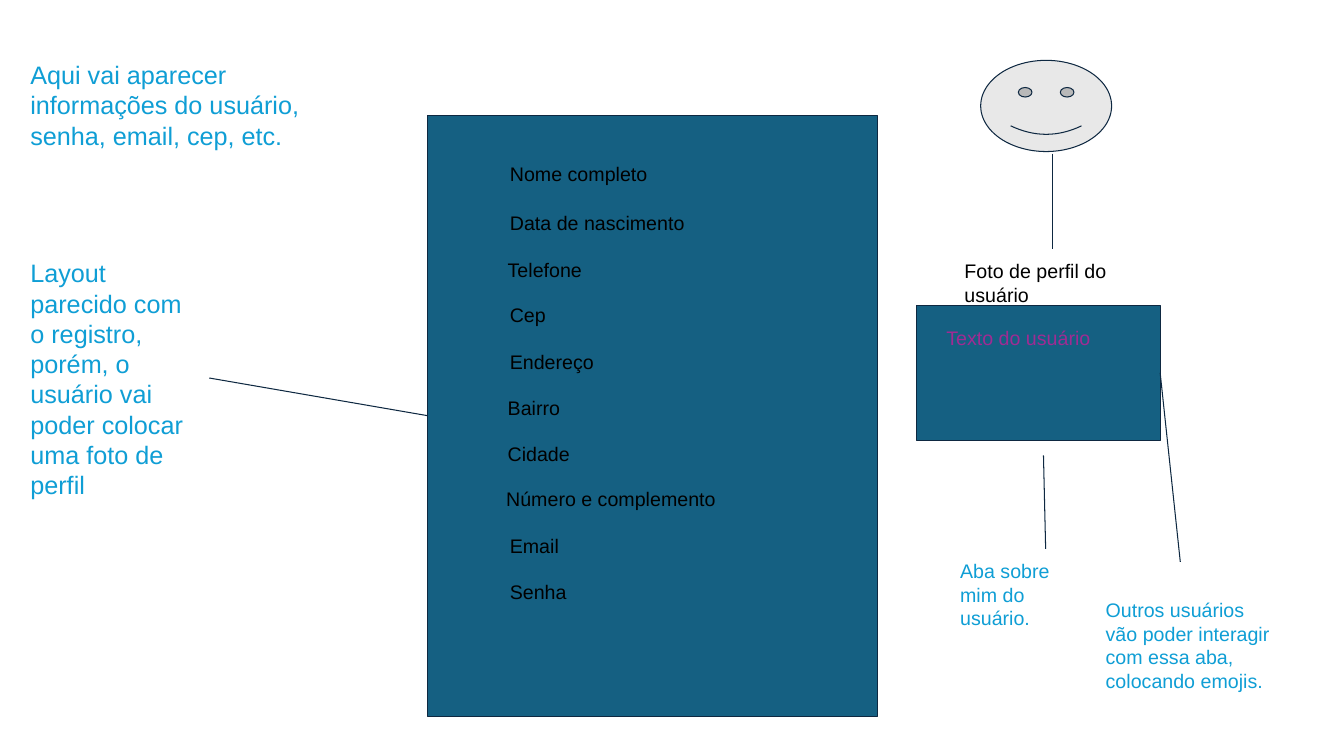
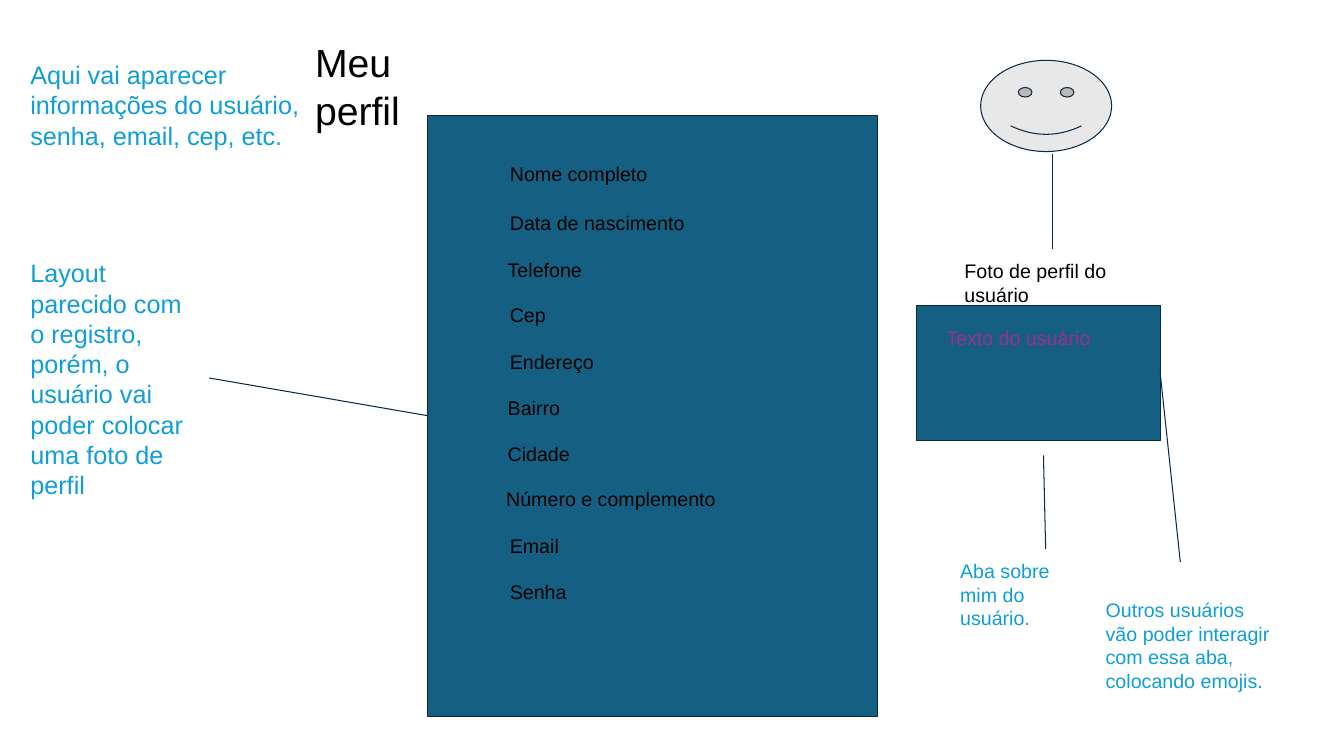
Before and after one commit to kauam0/Projeto-1, a slide deck: slide 4 of TCC - DOCUMENTAÇÃO/Escopo do TCC.pptx (slide 3 before the commit). Drawn at 1344x756 pixels with LibreOffice and Linux fonts; fonts in the diff are those of the drawing. Boxes give left, top, right and bottom in pixels: in the first picture for what was removed or moved away, otherwise in the second. Text is boxed around its words. In the diff, an @@ line names an element or a change of style, - is before the commit and + after.

```diff
--- a/TCC - DOCUMENTAÇÃO/Escopo do TCC.pptx
+++ b/TCC - DOCUMENTAÇÃO/Escopo do TCC.pptx
@@ text added at [315,50,400,133], 28 pt, text #000000 @@
+Meu perfil
```
Also in this commit, not shown: 1 other slide changed, 1 slide added, 1 slide removed, 13 other files.
